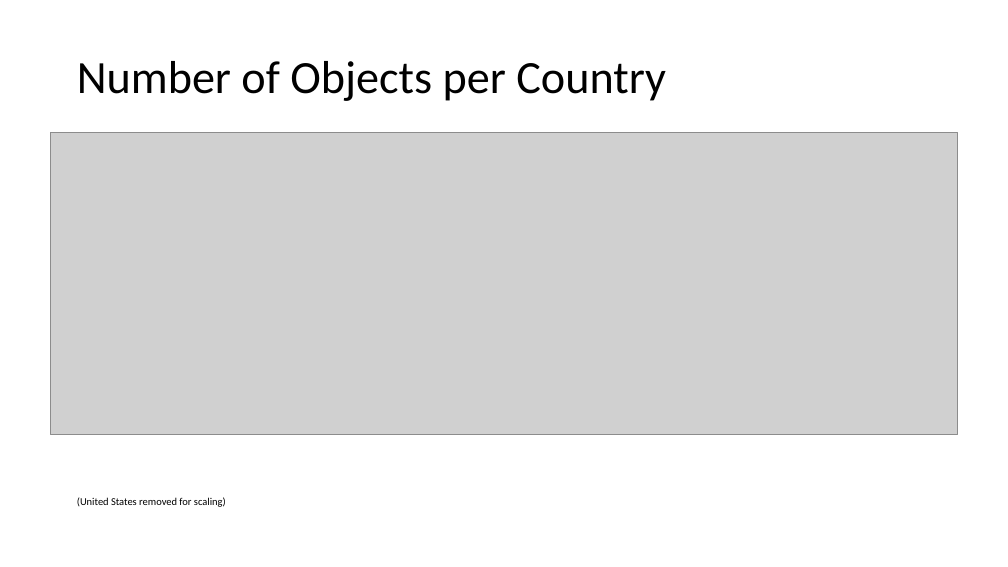
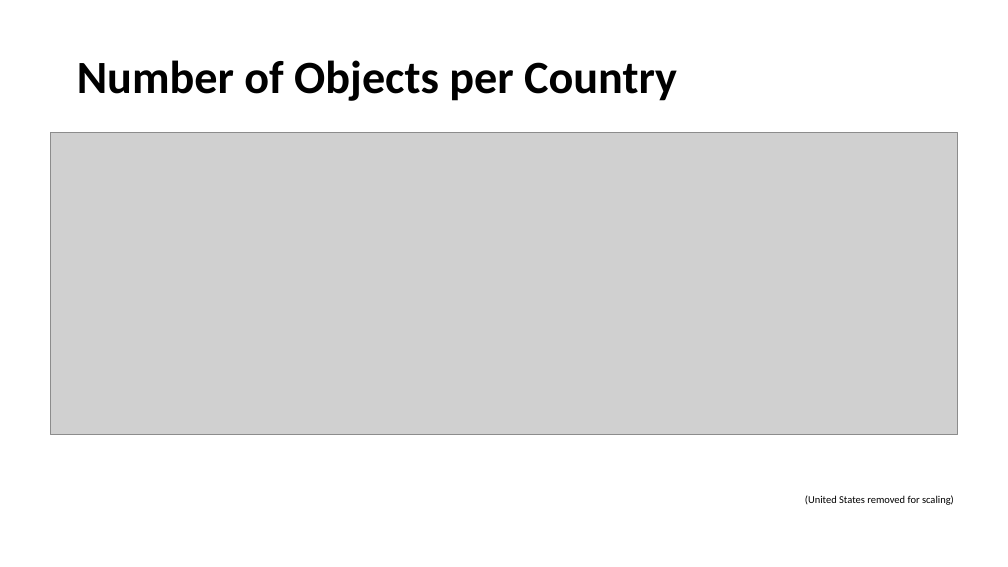
Before and after one commit to bjwlknsn/TheMetTeamProject, a slide deck: slide 5 of The Metropolitan Museum of Art.pptx. Drawn at 1008x567 pixels with LibreOffice and Linux fonts; fonts in the diff are those of the drawing; grey boxes stand for pictures; background and template pictures are left out. Boxes give left, top, right and bottom in pixels: in the first picture for what was removed or moved away, otherwise in the second. Text is boxed around its words. In the diff, an @@ line names an element or a change of style, - is before the commit and + after.

```diff
--- a/The Metropolitan Museum of Art.pptx
+++ b/The Metropolitan Museum of Art.pptx
@@ title "Number of Objects per Country" at <box>77,60,677,101</box>: bold on @@
@@ text "(United States removed for scaling)": place and size @@
-text "(United States removed for scaling)" at <box>77,497,226,507</box>
+text "(United States removed for scaling)" at <box>805,495,954,505</box>
```
Also in this commit, not shown: 12 other slides changed, 26 other files.
